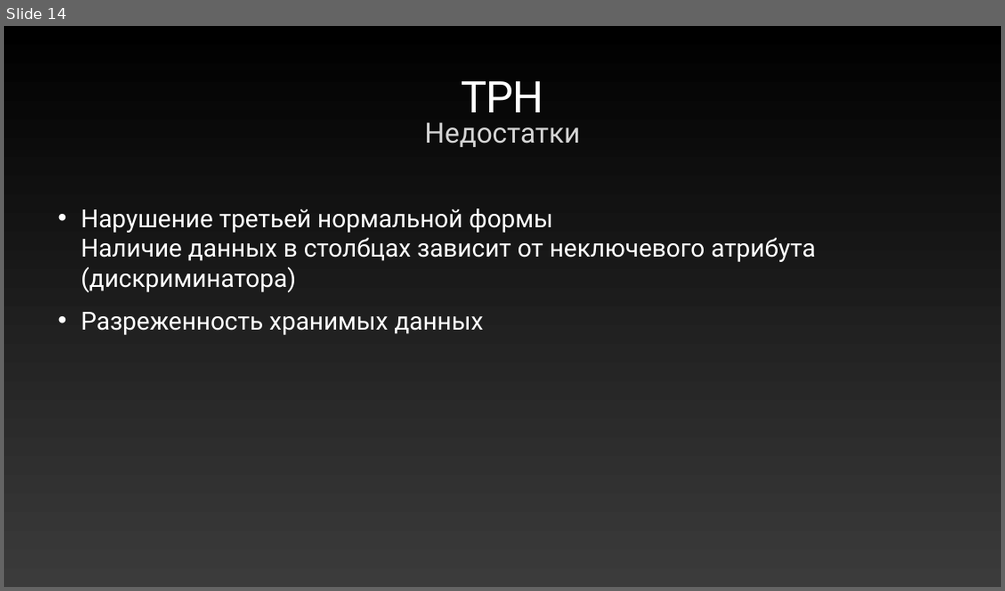
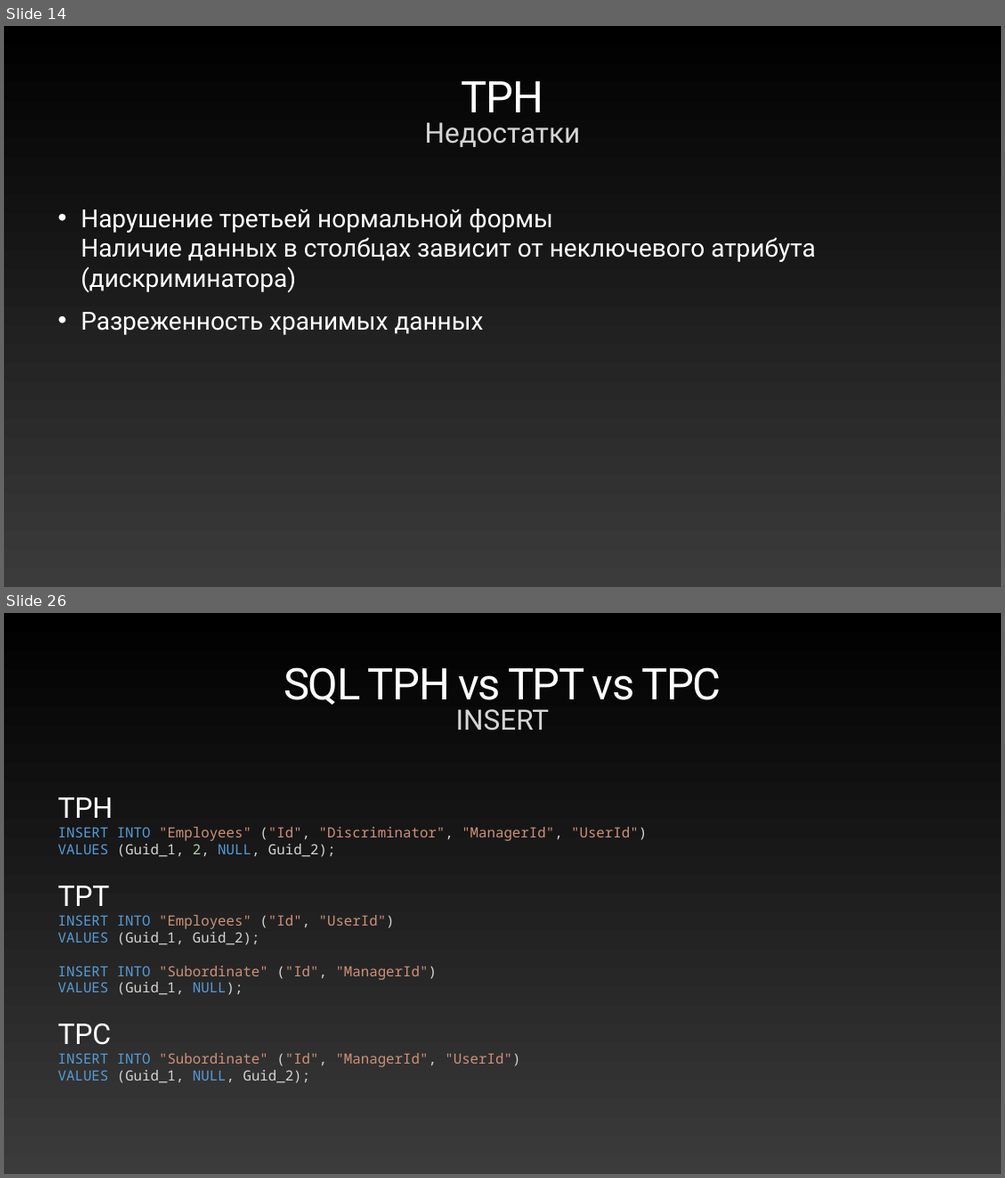
Before and after one commit to ronimizy/SpbDotNet.TPC, a slide deck: Docs/Presentation.pptx. Shown one above the other, each under a label of ours: slide 14 before the commit, slides 14 and 26 after it; the slides between them are not shown. The pictures are 1005x591 and 1005x1178 pixels, drawn with LibreOffice and Linux fonts; fonts in the diff are those of the drawing. Boxes give left, top, right and bottom in pixels: in the first picture for what was removed or moved away, otherwise in the second. Text is boxed around its words. In the diff, an @@ line names an element or a change of style, - is before the commit and + after.

```diff
--- a/Docs/Presentation.pptx
+++ b/Docs/Presentation.pptx
@@ slide 26 added at [4,613,1001,1174], background gradient #000000 to #3B3B3B @@
@@ title added at [283,667,721,710], 84 pt, text gradient #FFFFFF to #929292 @@
+SQL TPH vs TPT vs TPC
@@ text added at [456,709,550,730], 54 pt, text #D5D5D5 @@
+INSERT
@@ text added at [58,797,647,1083], 27 pt, text #CE9178 @@
+TPH
+INSERT INTO "Employees" ("Id", "Discriminator", "ManagerId", "UserId")
+VALUES (Guid_1, 2, NULL, Guid_2);
+TPT
+INSERT INTO "Employees" ("Id", "UserId")
+VALUES (Guid_1, Guid_2);
+INSERT INTO "Subordinate" ("Id", "ManagerId")
+VALUES (Guid_1, NULL);
+TPC
+INSERT INTO "Subordinate" ("Id", "ManagerId", "UserId")
+VALUES (Guid_1, NULL, Guid_2);
```
Also in this commit, not shown: 10 slides changed, 25 other slides added, 1 slide removed, 9 other files.
